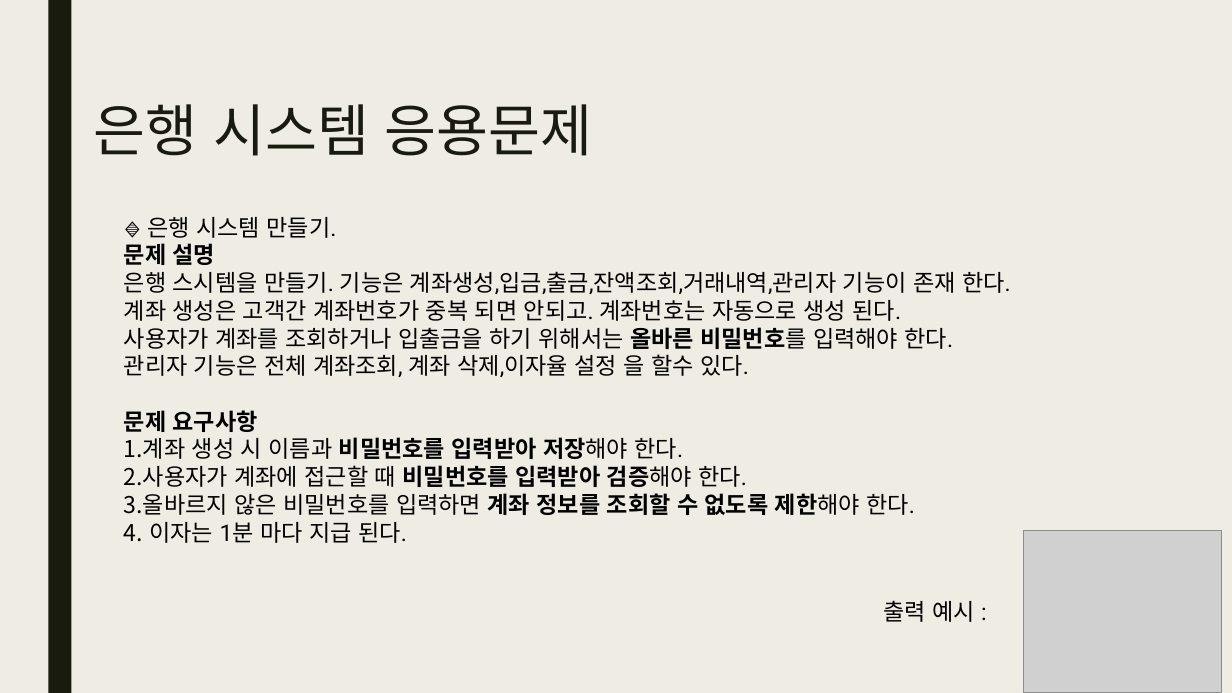
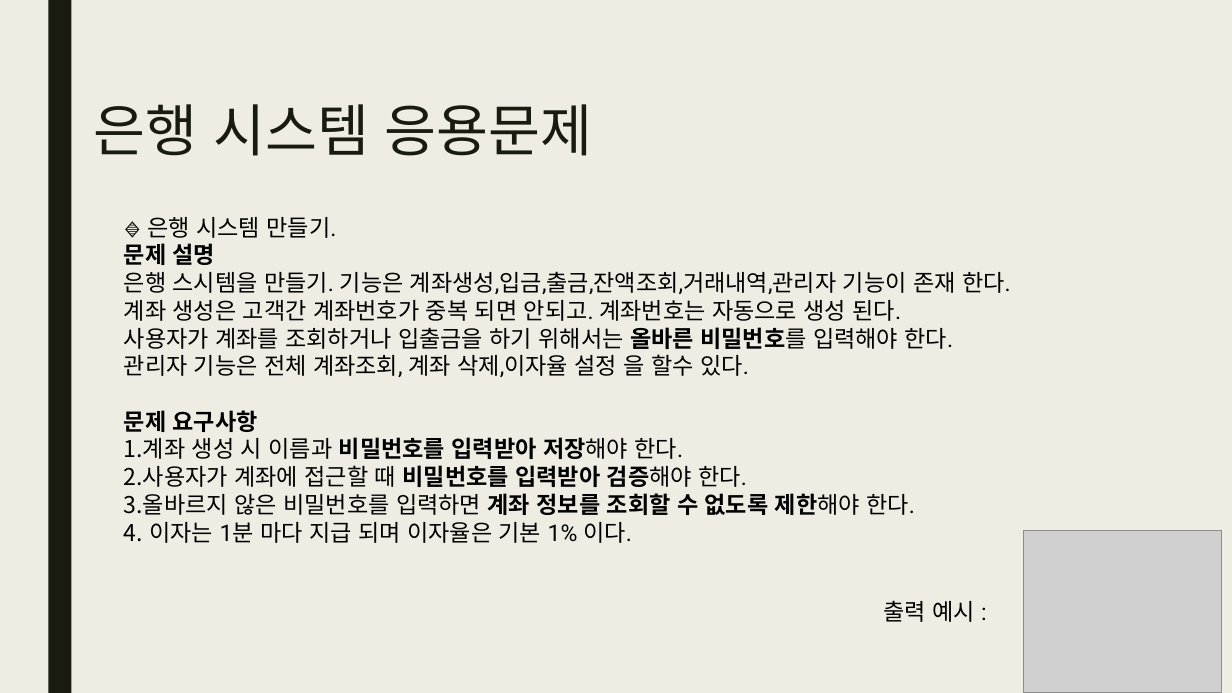
Before and after one commit to gomtings/JeoninHighSchool, a slide deck: slide 2 of 수업교제/2025/1학기/파이썬 기초07.pptx. Drawn at 1232x693 pixels with LibreOffice and Linux fonts; fonts in the diff are those of the drawing; grey boxes stand for pictures. Boxes give left, top, right and bottom in pixels: in the first picture for what was removed or moved away, otherwise in the second. Text is boxed around its words. In the diff, an @@ line names an element or a change of style, - is before the commit and + after.

```diff
--- a/수업교제/2025/1학기/파이썬 기초07.pptx
+++ b/수업교제/2025/1학기/파이썬 기초07.pptx
@@ text at (x1=149, y1=522, x2=632, y2=543): text changed @@
-4. 이자는 1분 마다 지급 된다.
+4. 이자는 1분 마다 지급 되며 이자율은 기본 1% 이다.
```
Also in this commit, not shown: 1 other slide changed, 1 other file.
